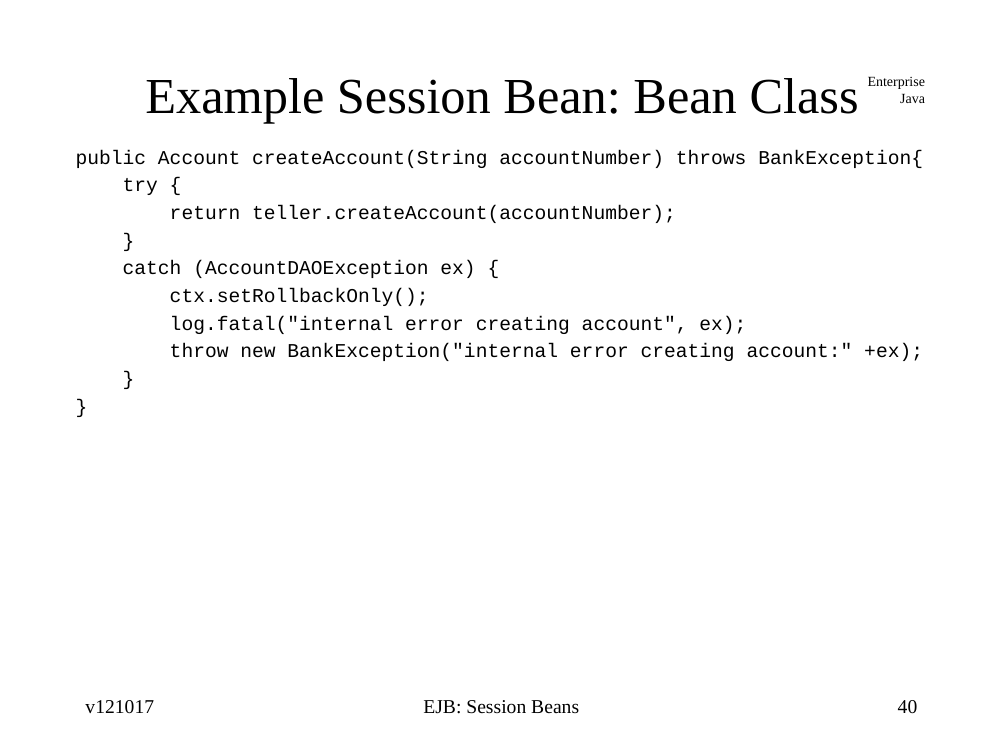
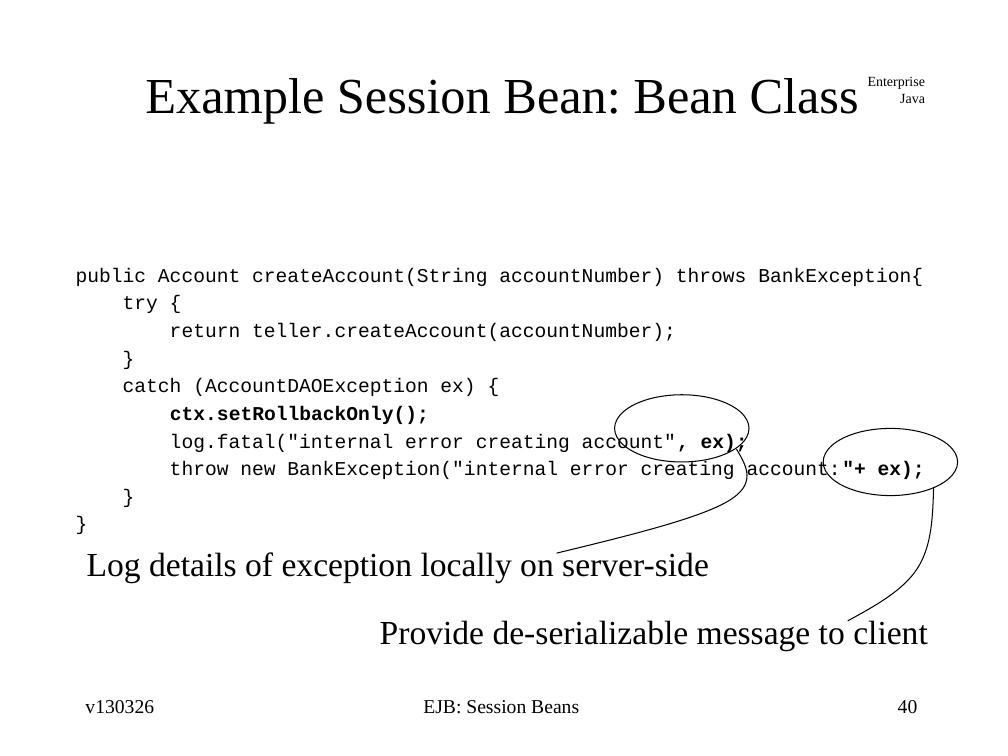
Before and after one commit to jcstaff/ejava-javaee, a slide deck: slide 40 of ejbsessionBank/src/site/resources/lectures/ejbSession.ppt. Drawn at 1008x756 pixels with LibreOffice and Linux fonts; fonts in the diff are those of the drawing. Boxes give left, top, right and bottom in pixels: in the first picture for what was removed or moved away, otherwise in the second. Text is boxed around its words. In the diff, an @@ line names an element or a change of style, - is before the commit and + after.

```diff
--- a/ejbsessionBank/src/site/resources/lectures/ejbSession.ppt
+++ b/ejbsessionBank/src/site/resources/lectures/ejbSession.ppt
@@ text at bbox=[170, 406, 748, 454]: bold on in "ctx.setRollbackOnly();", "account", ex);" @@
@@ ellipse added at bbox=[615, 395, 749, 463], outline #000000 0.74 pt @@
@@ freeform shape added at bbox=[556, 449, 747, 552], outline #000000 0.74 pt @@
@@ ellipse added at bbox=[824, 428, 958, 496], outline #000000 0.74 pt @@
@@ text at bbox=[170, 461, 925, 481]: spaces changed @@
-throw new BankException("internal error creating account:" +ex);
+throw new BankException("internal error creating account:"+ ex);
@@ freeform shape added at bbox=[848, 487, 933, 621], outline #000000 0.74 pt @@
@@ text added at bbox=[87, 549, 709, 582], 24 pt, text #000000 @@
+Log details of exception locally on server-side
@@ text added at bbox=[380, 617, 928, 650], 24 pt, text #000000 @@
+Provide de-serializable message to client
@@ text at bbox=[85, 700, 154, 714]: text changed @@
-v121017
+v130326
```
Also in this commit, not shown: 72 other slides changed, 1 slide added, 1 slide removed, 1 other file.
